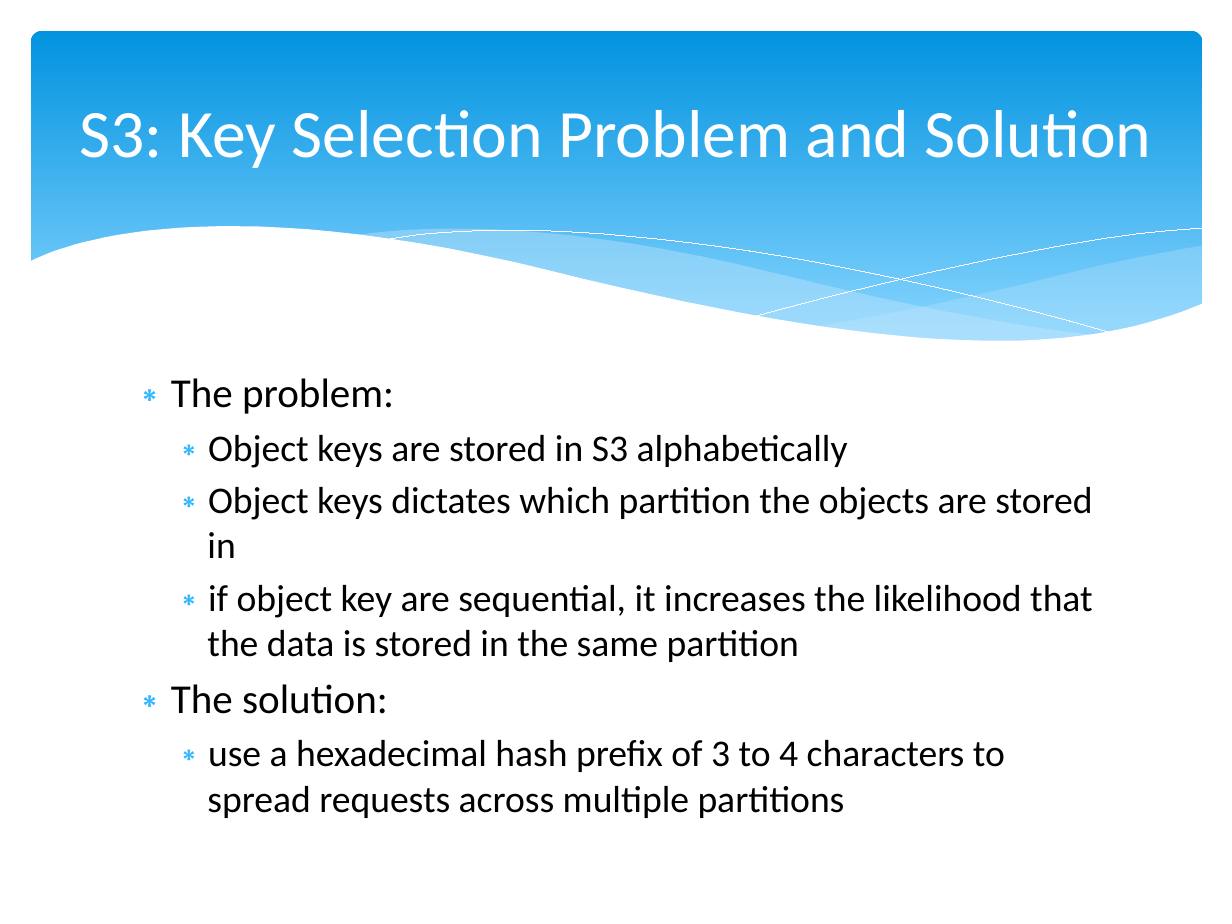
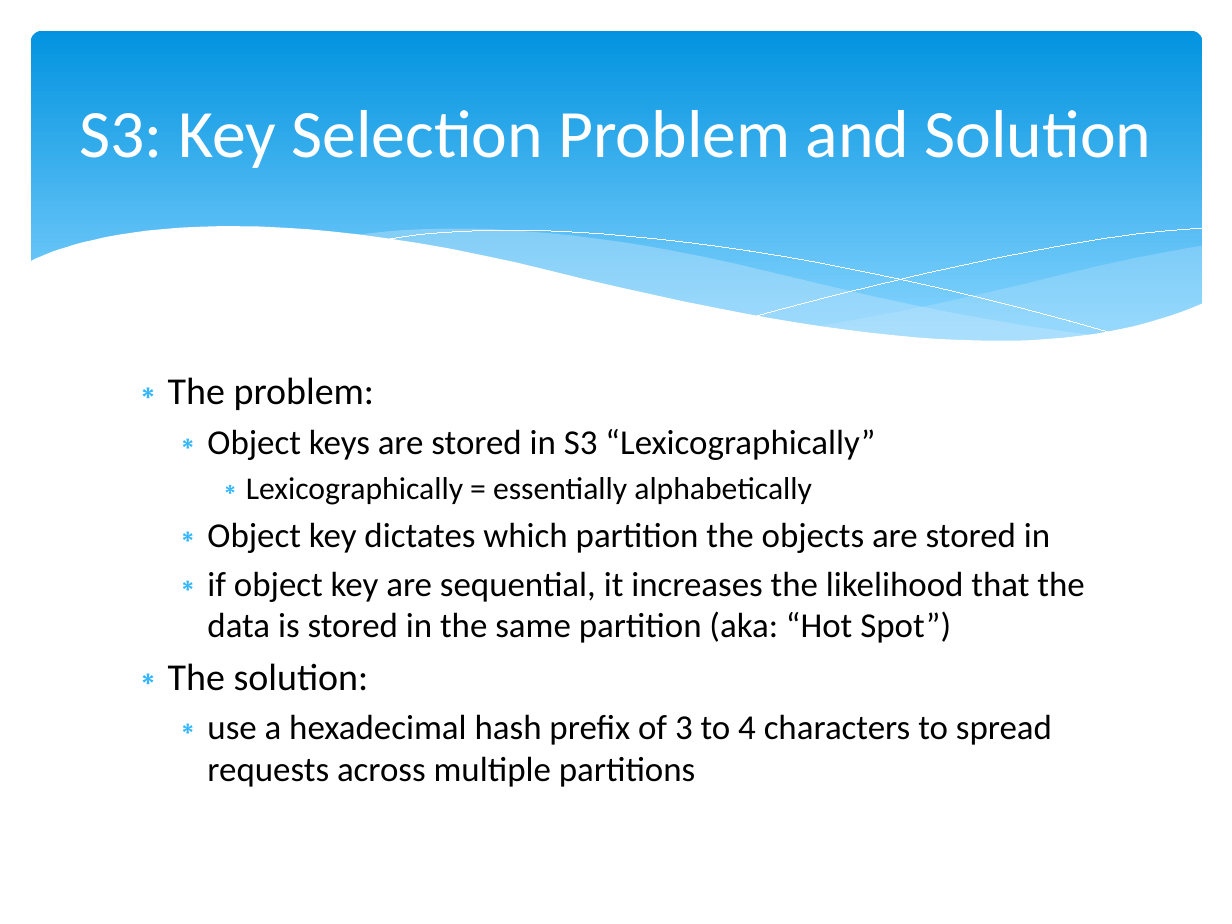
Before and after one commit to cloudavail/awstraining, a slide deck: slide 20 of aws-s3/aws-s3.pptx (slide 18 before the commit). Drawn at 1232x924 pixels with LibreOffice and Linux fonts; fonts in the diff are those of the drawing. Boxes give left, top, right and bottom in pixels: in the first picture for what was removed or moved away, otherwise in the second. Text is boxed around its words. In the diff, an @@ line names an element or a change of style, - is before the commit and + after.

```diff
--- a/aws-s3/aws-s3.pptx
+++ b/aws-s3/aws-s3.pptx
@@ text at (168,377,1052,787): size 24 to 22.2 pt in "The problem:", "The solution:"; size 22 to 20.4 pt in "use a hexadecimal hash prefix of 3 ..." @@
@@ text at (207,429,1084,643): text changed; size 22 to 20.4 pt @@
-  ∗ Object keys are stored in S3 alphabetically
-  ∗ Object keys dictates which partition the objects are stored in
-  ∗ if object key are sequential, it increases the likelihood that the data is stored in the same partition
+  ∗ Object keys are stored in S3 “Lexicographically”
+    ∗ Lexicographically = essentially alphabetically
+  ∗ Object key dictates which partition the objects are stored in
+  ∗ if object key are sequential, it increases the likelihood that the data is stored in the same partition (aka: “Hot Spot”)
```
Also in this commit, not shown: 8 other slides changed, 2 slides added.
